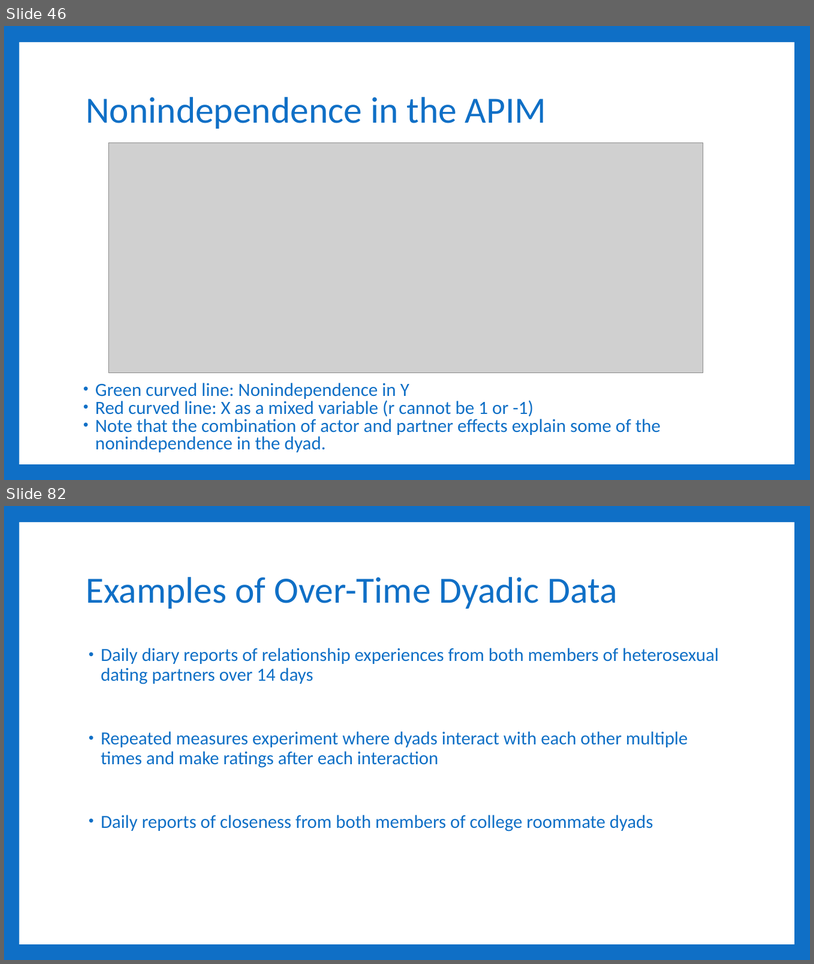
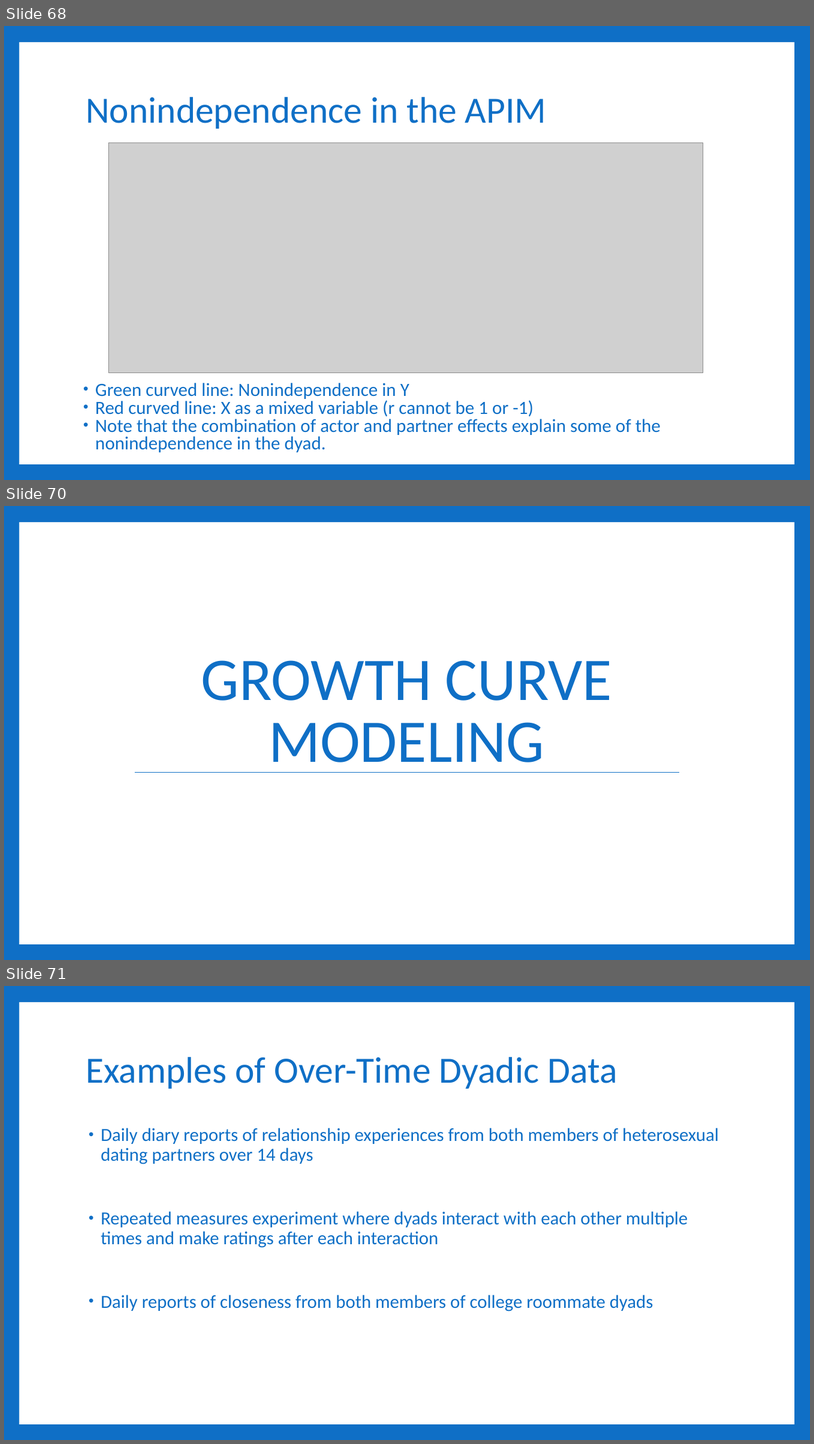
Before and after one commit to RandiLGarcia/smith-r-workshop, a slide deck: docs/Day 3 Slides.pptx. Shown one above the other, each under a label of ours: slides 46 and 82 before the commit, slides 68, 70 and 71 after it; the slides between them are not shown. The pictures are 814x964 and 814x1444 pixels, drawn with LibreOffice and Linux fonts; fonts in the diff are those of the drawing; grey boxes stand for pictures. Boxes give left, top, right and bottom in pixels: in the first picture for what was removed or moved away, otherwise in the second. Text is boxed around its words. In the diff, an @@ line names an element or a change of style, - is before the commit and + after.

```diff
--- a/docs/Day 3 Slides.pptx
+++ b/docs/Day 3 Slides.pptx
@@ slide 70 added at <box>4,506,810,960</box>, background #0F6FC6; not listed: 1 template element that a slide beside it also shows @@
@@ title added at <box>201,660,612,772</box>, 72 pt, text #0F6FC6 @@
+GROWTH CURVE MODELING
@@ line added from (135, 772) to (680, 772), #0F6FC6 0.79 pt @@
@@ what was slide 46 is now slide 68 @@
@@ what was slide 82 is now slide 71 @@
```
Also in this commit, not shown: 2 slides changed, 22 other slides added, 60 slides removed, 33 other files.
